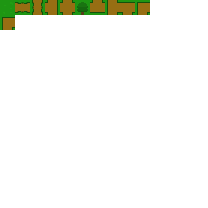
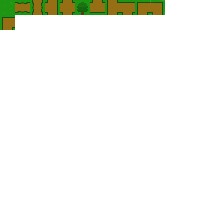
Comparing the layer stacks of the two 208×208 images. Changes:
painted on "tile_atlas.png" over (x1=150, y1=0, x2=166, y2=16)
